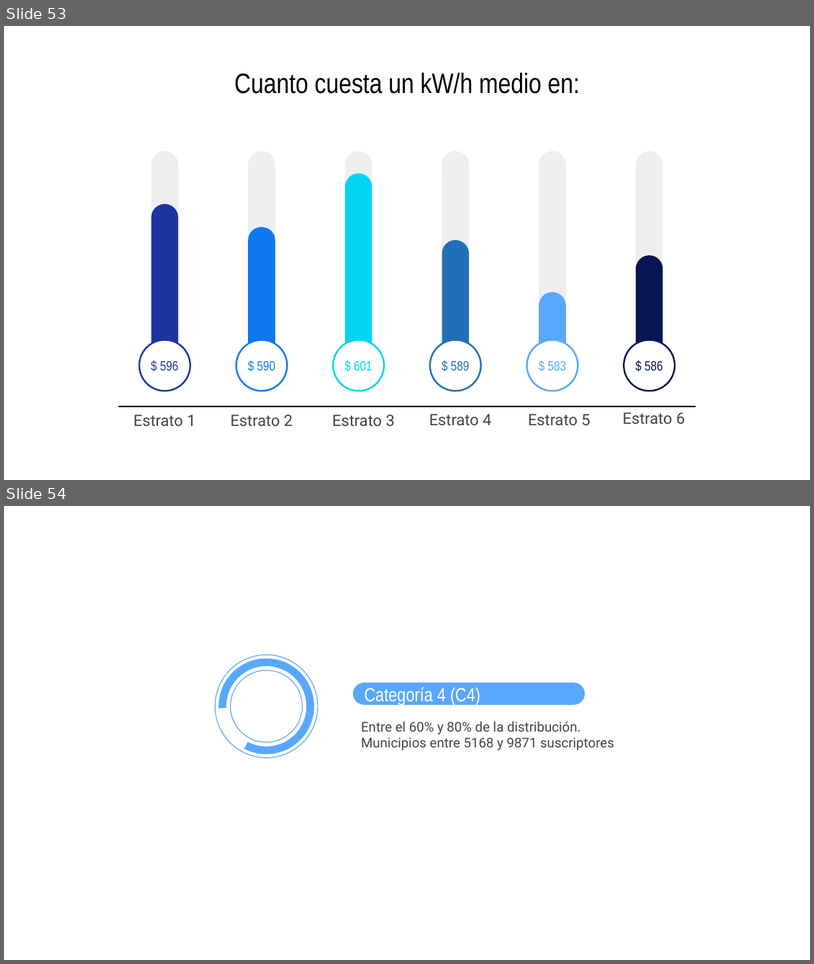
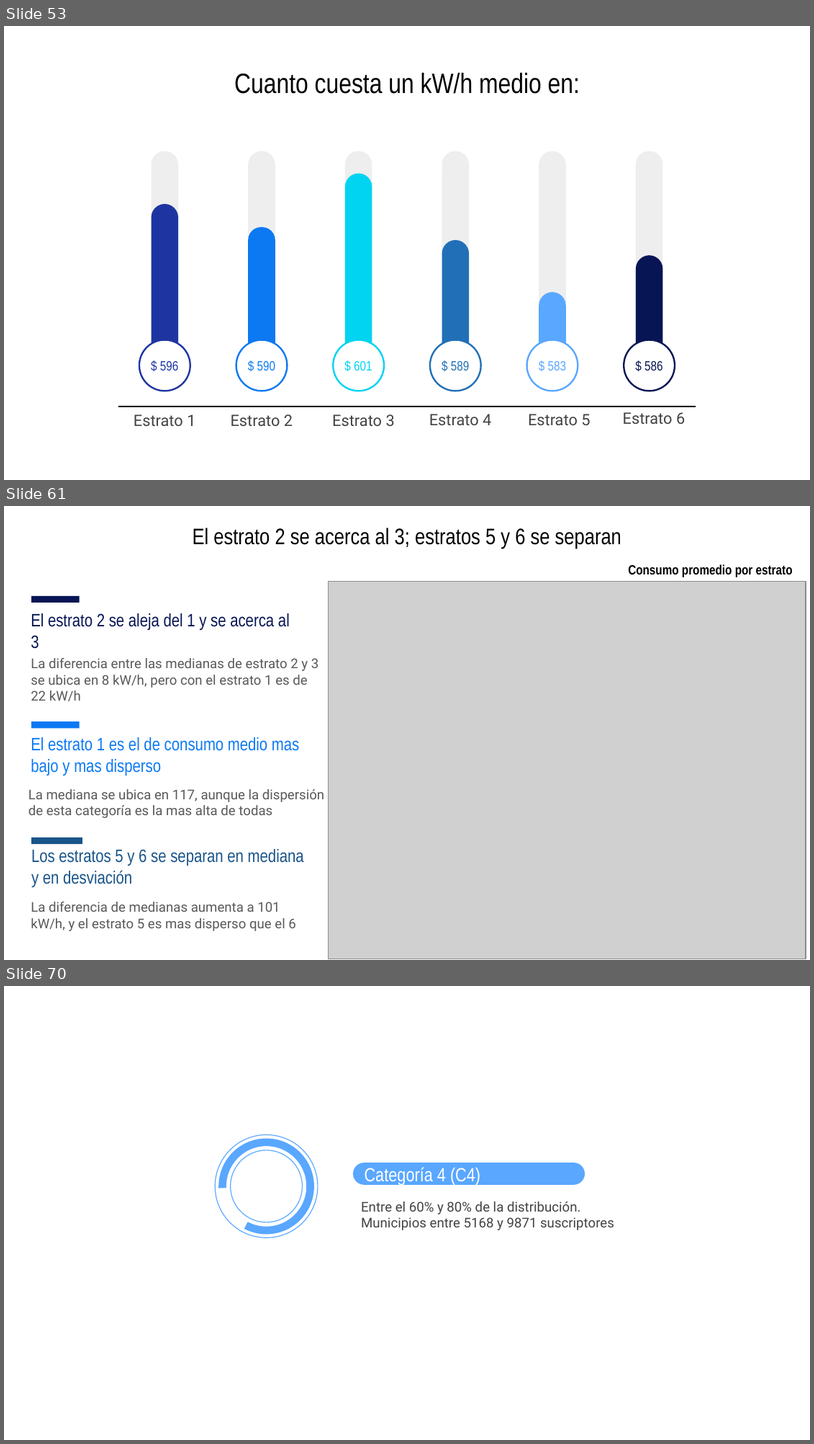
Before and after one commit to jtabordaj/research_eslatina, a slide deck: reporte_estadistico/presentacion/presentacionCategorias/presentation.pptx. Shown one above the other, each under a label of ours: slides 53 and 54 before the commit, slides 53, 61 and 70 after it; the slides between them are not shown. The pictures are 814x964 and 814x1444 pixels, drawn with LibreOffice and Linux fonts; fonts in the diff are those of the drawing; grey boxes stand for pictures. Boxes give left, top, right and bottom in pixels: in the first picture for what was removed or moved away, otherwise in the second. Text is boxed around its words. In the diff, an @@ line names an element or a change of style, - is before the commit and + after.

```diff
--- a/reporte_estadistico/presentacion/presentacionCategorias/presentation.pptx
+++ b/reporte_estadistico/presentacion/presentacionCategorias/presentation.pptx
@@ slide 61 added at [4,506,810,960], background #FFFFFF @@
@@ title added at [193,528,622,548], 20 pt, text #000000 @@
+El estrato 2 se acerca al 3; estratos 5 y 6 se separan
@@ text added at [628,564,793,577], 12 pt, text #000000, bold @@
+Consumo promedio por estrato
@@ picture added at [329,581,806,958] @@
@@ text added at [31,613,290,649], 16 pt, text #071554 @@
+El estrato 2 se aleja del 1 y se acerca al 3
@@ rectangle added at [31,595,79,602], fill #071554 @@
@@ text added at [31,658,319,701], 12 pt, text #595959 @@
+La diferencia entre las medianas de estrato 2 y 3 se ubica en 8 kW/h, pero con el estrato 1 es de 22 kW/h
@@ rectangle added at [31,721,79,728], fill #0C79F3 @@
@@ text added at [31,737,299,775], 16 pt, text #0C79F3 @@
+El estrato 1 es el de consumo medio mas bajo y mas disperso
@@ text added at [28,789,324,818], 12 pt, text #595959 @@
+La mediana se ubica en 117, aunque la dispersión de esta categoría es la mas alta de todas
@@ text added at [31,849,304,887], 16 pt, text #195489 @@
+Los estratos 5 y 6 se separan en mediana y en desviación
@@ rectangle added at [31,837,82,844], fill #195489 @@
@@ text added at [31,901,296,931], 12 pt, text #595959 @@
+La diferencia de medianas aumenta a 101 kW/h, y el estrato 5 es mas disperso que el 6
@@ what was slide 54 is now slide 70 @@
```
Also in this commit, not shown: 2 slides changed, 16 other slides added, 22 other files.
